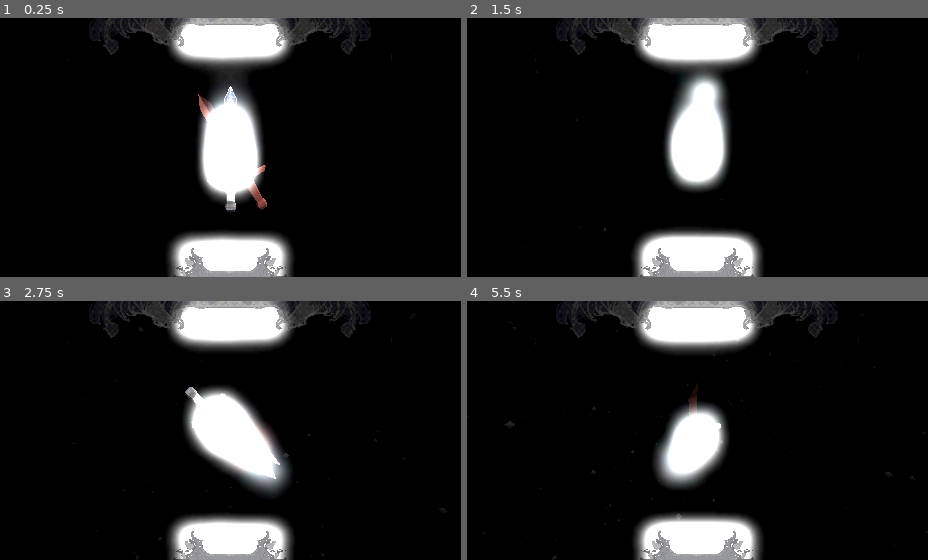
Above: before the commit, frames 1-4 (two rows, left to right).
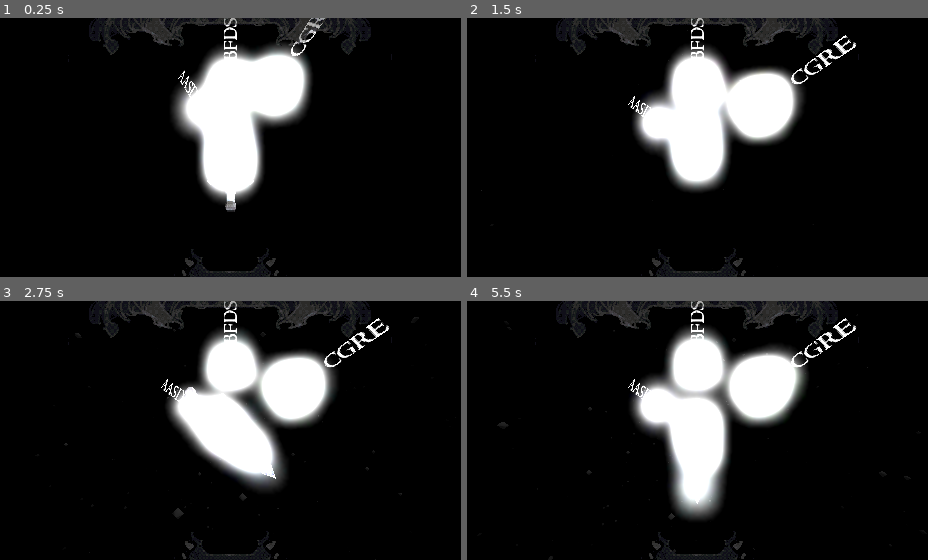
Above: after the commit, the same moments.

Repository: Lukko-Digital/Bladebearer
Game: Godot game, scene res://src/main.tscn
The game is run twice, just before and just after one commit, with the same random seed, the same clock (stepped at 60 frames per second) and the same inputs.
Inputs:
- Up to frame 1 (0.25 s): no input
- Up to frame 2 (1.5 s): hold D (right) 0.53-1.28 s; hold Shift (shift) 0.53-1.28 s; hold S (backward) from 1.28 s (still down); tap Space (space) at 1.35 s
- Up to frame 3 (2.75 s): release S (backward) at 2.03 s; hold D (right) from 2.03 s (still down); hold Shift (shift) from 2.03 s (still down)
- Up to frame 4 (5.5 s): release D (right) at 2.78 s; release Shift (shift) at 2.78 s; hold W (forward) 2.78-3.53 s; tap Space (space) at 2.85, 4.35 s; hold Shift (shift) 3.53-4.28 s; hold A (left) 3.53-5.03 s; hold S (backward) from 5.03 s (still down); hold Shift (shift) from 5.03 s (still down)

The runs differ from the first frame. In frame 1, 16% of the frame differs, in the area x 36-71%, y 0-100%; in frame 2, 18%; in frame 3, 18%; in frame 4, 22%, in the area x 6-97%, y 0-100%.

Commit message:
added dialogue option text

Diff:
--- a/src/dialogue_handler.gd
+++ b/src/dialogue_handler.gd
@@ -1,7 +1,17 @@
 extends Node3D
+class_name DialogueHandler
 
-func start_dialogue():
-	pass
+var dialogue_option: PackedScene = preload("res://src/dialogue_option.tscn")
+
+func start_dialogue(options: Array[String]):
+	var option_rotation = Vector3(-45, 0, 45)
+	for option in options:
+		var option_instance = dialogue_option.instantiate()
+		add_child(option_instance)
+		option_instance.set_text(option)
+		option_instance.set_target_rot(option_rotation)
+
+		option_rotation += Vector3(45, 0, -45)
 
 func end_dialogue():
 	pass
--- a/src/dialogue_option.gd
+++ b/src/dialogue_option.gd
@@ -1,5 +1,8 @@
 extends Node3D
 class_name DialogueOption
+
+@onready var animation_player: AnimationPlayer = $Pointer2/AnimationPlayer
+@onready var label: Label3D = $Label3D
 
 const ROTATION_LERP_SPEED = 0.07
 
@@ -8,3 +11,18 @@
 func _process(_delta: float) -> void:
 	if round(rotation_degrees) != target_rot:
 		rotation_degrees = rotation_degrees.lerp(target_rot, ROTATION_LERP_SPEED)
+
+func set_text(text: String):
+	label.text = text
+
+func set_target_rot(rot: Vector3):
+	target_rot = rot
+	label.rotation_degrees.y = rot.z * sign(rot.x)
+
+	if rot.z > 0:
+		label.rotation_degrees.z = -90
+		label.horizontal_alignment = HORIZONTAL_ALIGNMENT_RIGHT
+
+func _on_animation_player_animation_finished(_anim_name: StringName) -> void:
+	if _anim_name == "Pointer_Idle":
+		animation_player.play("Pointer_Idle")
--- a/src/dialogue_option.tscn
+++ b/src/dialogue_option.tscn
@@ -1,7 +1,8 @@
-[gd_scene load_steps=3 format=3 uid="uid://blogor52w0717"]
+[gd_scene load_steps=4 format=3 uid="uid://blogor52w0717"]
 
 [ext_resource type="Script" path="res://src/dialogue_option.gd" id="1_6khdy"]
 [ext_resource type="PackedScene" uid="uid://bvgn8m4a5hhy8" path="res://assets/models/Pointer.glb" id="2_fataf"]
+[ext_resource type="FontFile" uid="uid://jlvsk3howg0g" path="res://assets/fonts/RINGM___.TTF" id="3_wy3sw"]
 
 [node name="DialogueOption" type="Node3D"]
 script = ExtResource("1_6khdy")
@@ -12,4 +13,15 @@
 [node name="AnimationPlayer" parent="Pointer2" index="1"]
 autoplay = "Pointer_Idle"
 
+[node name="Label3D" type="Label3D" parent="."]
+transform = Transform3D(-4.37114e-08, -1, 0, 1, -4.37114e-08, 0, 0, 0, 1, 0, 0.686863, 0)
+fixed_size = true
+texture_filter = 0
+text = "Test"
+font = ExtResource("3_wy3sw")
+outline_size = 0
+horizontal_alignment = 0
+
+[connection signal="animation_finished" from="Pointer2/AnimationPlayer" to="." method="_on_animation_player_animation_finished"]
+
 [editable path="Pointer2"]
--- a/src/game_sequence_handler.gd
+++ b/src/game_sequence_handler.gd
@@ -11,6 +11,7 @@
 @export var camera: MainCamera
 @export var bearer_heart_holder: HeartHolder
 @export var opponent_heart_holder: HeartHolder
+@export var dialogue_handler: DialogueHandler
 
 @onready var main: Node3D = get_tree().current_scene
 
@@ -36,7 +37,8 @@
 func _ready() -> void:
 	bearer_rank = KNIGHT
 	opponent_rank = KNIGHT
-	game_loop.call_deferred()
+	start_dialogue()
+	# game_loop.call_deferred()
 
 func game_loop():
 	init_fight()
@@ -166,3 +168,7 @@
 	main.add_child(self)
 	global_position = Vector3.ZERO
 	global_rotation = Vector3.ZERO
+
+func start_dialogue():
+	target.hide()
+	dialogue_handler.start_dialogue(["aasd", "bfds", "cgre"])
--- a/src/main.tscn
+++ b/src/main.tscn
@@ -10,7 +10,6 @@
 [ext_resource type="PackedScene" uid="uid://cl6edab4xqatr" path="res://src/ui/both_heart_holders.tscn" id="8_c1nmu"]
 [ext_resource type="Script" path="res://src/dialogue_handler.gd" id="9_5pvxm"]
 [ext_resource type="Texture2D" uid="uid://dpsevlwm67lxa" path="res://assets/ui/testwide.png" id="9_53wid"]
-[ext_resource type="PackedScene" uid="uid://blogor52w0717" path="res://src/dialogue_option.tscn" id="10_0d0d3"]
 [ext_resource type="Texture2D" uid="uid://d4d2146d1g2lj" path="res://assets/ui/knight_healthbar.png" id="11_o5jo7"]
 [ext_resource type="Texture2D" uid="uid://bj0p1725ho312" path="res://assets/ui/peasant_healthbar.png" id="12_v8oh0"]
 
@@ -71,7 +70,7 @@
 process_material = ExtResource("5_tv00s")
 draw_pass_1 = SubResource("SphereMesh_2egrx")
 
-[node name="GameSequenceHandler" type="Node3D" parent="." node_paths=PackedStringArray("swing_arm", "sword", "target", "camera", "bearer_heart_holder", "opponent_heart_holder")]
+[node name="GameSequenceHandler" type="Node3D" parent="." node_paths=PackedStringArray("swing_arm", "sword", "target", "camera", "bearer_heart_holder", "opponent_heart_holder", "dialogue_handler")]
 script = ExtResource("2_ngyv0")
 swing_arm = NodePath("../SwingArm")
 sword = NodePath("Sword")
@@ -79,6 +78,7 @@
 camera = NodePath("MainCamera")
 bearer_heart_holder = NodePath("BothHeartHolders/BearerHeartHolder")
 opponent_heart_holder = NodePath("BothHeartHolders/OpponentHeartHolder")
+dialogue_handler = NodePath("DialogueHandler")
 
 [node name="Sword" parent="GameSequenceHandler" instance=ExtResource("1_bdv3j")]
 
@@ -117,9 +117,6 @@
 
 [node name="DialogueHandler" type="Node3D" parent="GameSequenceHandler"]
 script = ExtResource("9_5pvxm")
-
-[node name="DialogueOption" parent="GameSequenceHandler/DialogueHandler" instance=ExtResource("10_0d0d3")]
-visible = false
 
 [node name="Control" type="Control" parent="."]
 modulate = Color(1, 1, 1, 0.486275)
--- a/src/swing_arm.tscn
+++ b/src/swing_arm.tscn
@@ -366,7 +366,6 @@
 }
 
 [node name="SwingArm" type="Node3D"]
-transform = Transform3D(1, 0, 0, 0, 1, 0, 0, 0, 1, 0, 0, 0)
 script = ExtResource("1_kwg84")
 
 [node name="Arm" type="Node3D" parent="."]
Not shown: 1 places in src/main.tscn that only renumber resources
